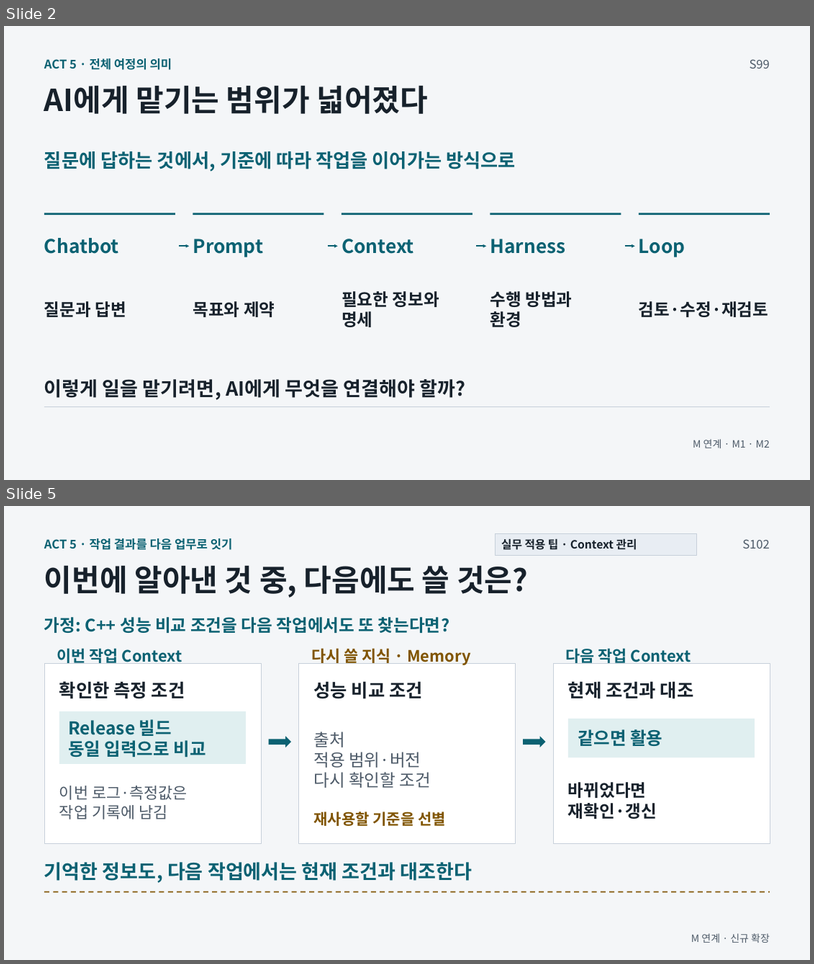
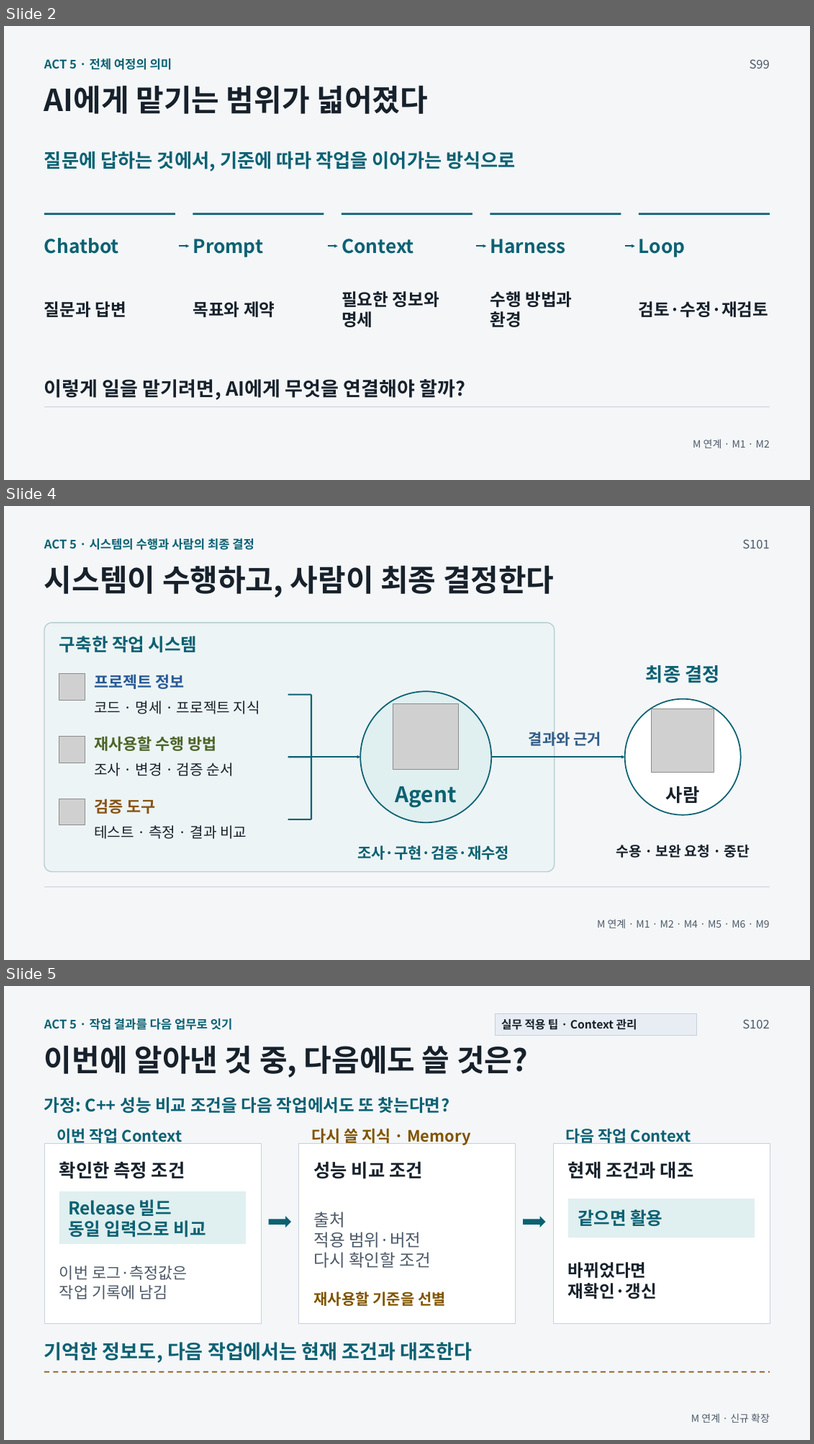
Before and after one commit to GideokKim/ai-dev-training, a slide deck: production/ACT_5.pptx. Shown one above the other, each under a label of ours: slides 2 and 5 before the commit, slides 2, 4 and 5 after it; the slides between them are not shown. The pictures are 814x964 and 814x1444 pixels, drawn with LibreOffice and Linux fonts; fonts in the diff are those of the drawing; grey boxes stand for pictures. Boxes give left, top, right and bottom in pixels: in the first picture for what was removed or moved away, otherwise in the second. Text is boxed around its words. In the diff, an @@ line names an element or a change of style, - is before the commit and + after.

```diff
--- a/production/ACT_5.pptx
+++ b/production/ACT_5.pptx
@@ slide 4 added at [4,506,810,960], background #F4F6F8 @@
@@ text added at [44,538,255,550], 14.2 pt, text #0B6172, bold @@
+ACT 5 · 시스템의 수행과 사람의 최종 결정
@@ text added at [743,539,770,548], 14.2 pt, text #4D5A68 @@
+S101
@@ text added at [44,565,555,597], 36 pt, text #17212B, bold @@
+시스템이 수행하고, 사람이 최종 결정한다
@@ rounded rectangle added at [44,623,555,871], fill #EDF4F5, outline #B7CDD1 1.13 pt @@
@@ text added at [59,636,198,653], 21 pt, text #0B6172, bold @@
+구축한 작업 시스템
@@ picture added at [59,674,85,700] @@
@@ text added at [94,674,184,689], 18.8 pt, text #285A96, bold @@
+프로젝트 정보
@@ text added at [646,665,720,683], 22.5 pt, text #0B6172, bold @@
+최종 결정
@@ line added from (288, 694) to (311, 694), #0B6172 1.88 pt @@
@@ line added from (311, 694) to (311, 819), #0B6172 1.88 pt @@
@@ ellipse added at [361,691,492,822], fill #E0EFF0, outline #0B6172 1.5 pt @@
@@ ellipse added at [625,699,741,815], fill #FFFFFF, outline #0B6172 1.5 pt @@
@@ text added at [94,700,260,714], 17.2 pt, text #17212B @@
+코드 · 명세 · 프로젝트 지식
@@ picture added at [394,704,459,769] @@
@@ picture added at [652,708,715,772] @@
@@ picture added at [59,736,85,762] @@
@@ text added at [94,736,217,751], 18.8 pt, text #4B6529, bold @@
+재사용할 수행 방법
@@ text added at [529,729,602,748], 18 pt, text #315C87, bold @@
+결과와 근거
@@ text added at [94,762,234,776], 17.2 pt, text #17212B @@
+조사 · 변경 · 검증 순서
@@ line added from (288, 757) to (311, 757), #0B6172 1.88 pt @@
@@ arrow added from (311, 757) to (361, 757), #0B6172 1.88 pt @@
@@ arrow added from (491, 757) to (625, 757), #0B6172 1.88 pt @@
@@ text added at [396,786,457,808], 25.5 pt, text #0B6172, bold @@
+Agent
@@ text added at [666,785,700,803], 21.8 pt, text #17212B, bold @@
+사람
@@ picture added at [59,798,85,825] @@
@@ text added at [94,798,155,813], 18.8 pt, text #875415, bold @@
+검증 도구
@@ text added at [94,825,247,839], 17.2 pt, text #17212B @@
+테스트 · 측정 · 결과 비교
@@ line added from (288, 819) to (311, 819), #0B6172 1.88 pt @@
@@ text added at [358,845,509,860], 18 pt, text #0B6172, bold @@
+조사·구현·검증·재수정
@@ text added at [616,844,750,857], 16.5 pt, text #17212B, bold @@
+수용 · 보완 요청 · 중단
@@ line added from (44, 886) to (771, 886), #C7D0DA 0.75 pt @@
@@ text added at [597,919,770,928], 12 pt, text #4D5A68 @@
+M 연계 · M1 · M2 · M4 · M5 · M6 · M9
```
Also in this commit, not shown: 1 slide changed, 1 slide removed, 18 other files.
